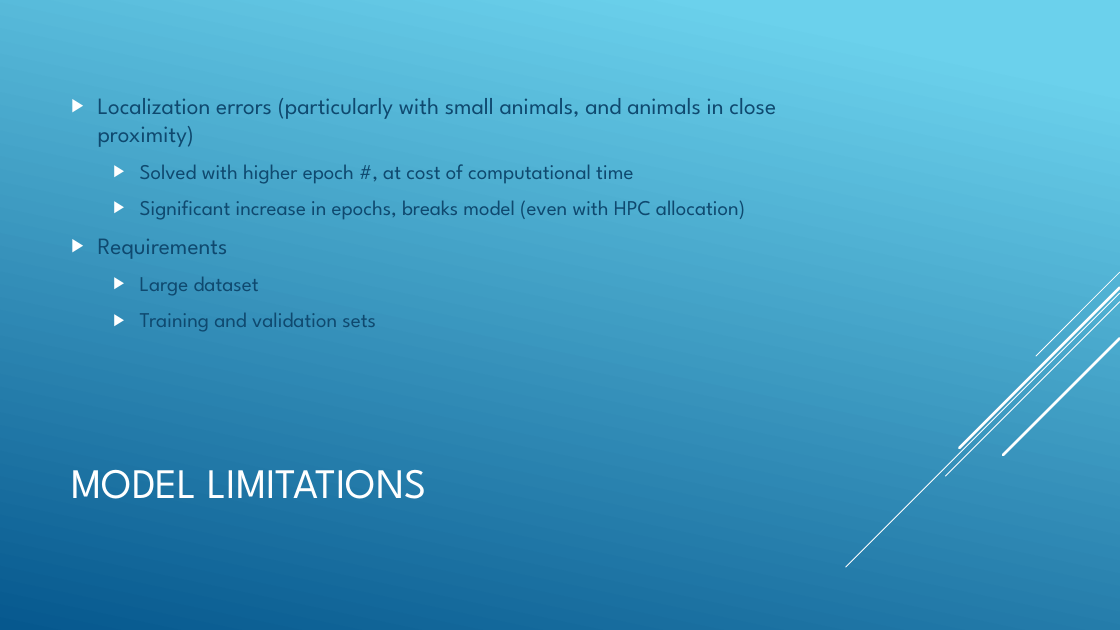
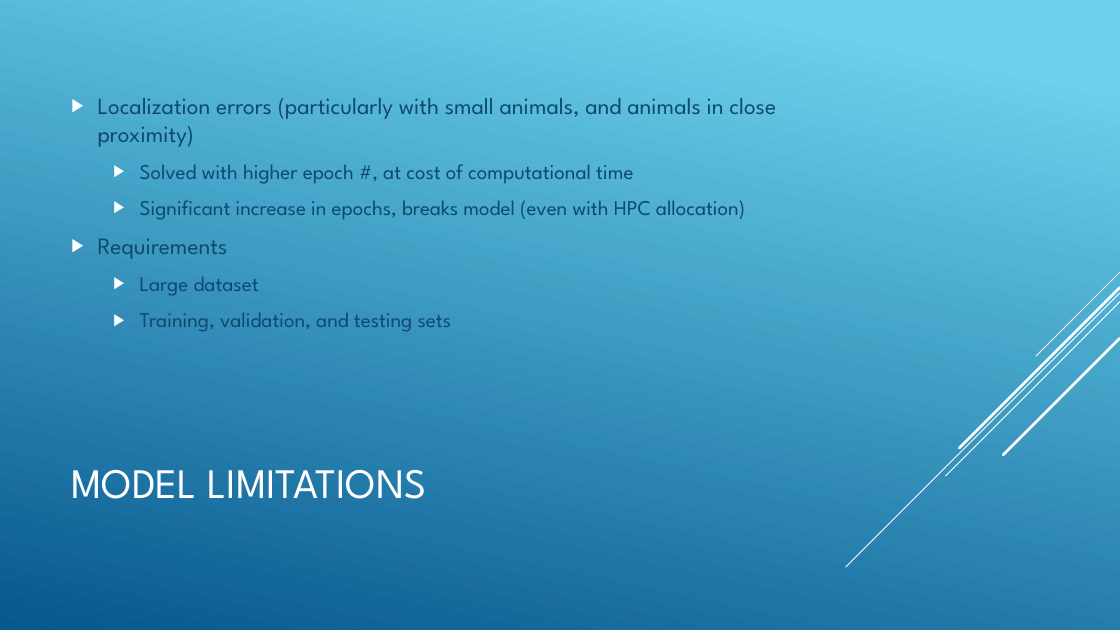
Before and after one commit to ColeBromfield01/dangerous-animal-detection, a slide deck: slide 8 of Dangerous Animal Detection Final.pptx (slide 7 before the commit). Drawn at 1120x630 pixels with LibreOffice and Linux fonts; fonts in the diff are those of the drawing. Boxes give left, top, right and bottom in pixels: in the first picture for what was removed or moved away, otherwise in the second. Text is boxed around its words. In the diff, an @@ line names an element or a change of style, - is before the commit and + after.

```diff
--- a/Dangerous Animal Detection Final.pptx
+++ b/Dangerous Animal Detection Final.pptx
@@ text at (140, 313, 452, 332): text changed @@
-  ▶ Training and validation sets
+  ▶ Training, validation, and testing sets
```
Also in this commit, not shown: 2 other slides changed, 1 slide added, 3 other files.
